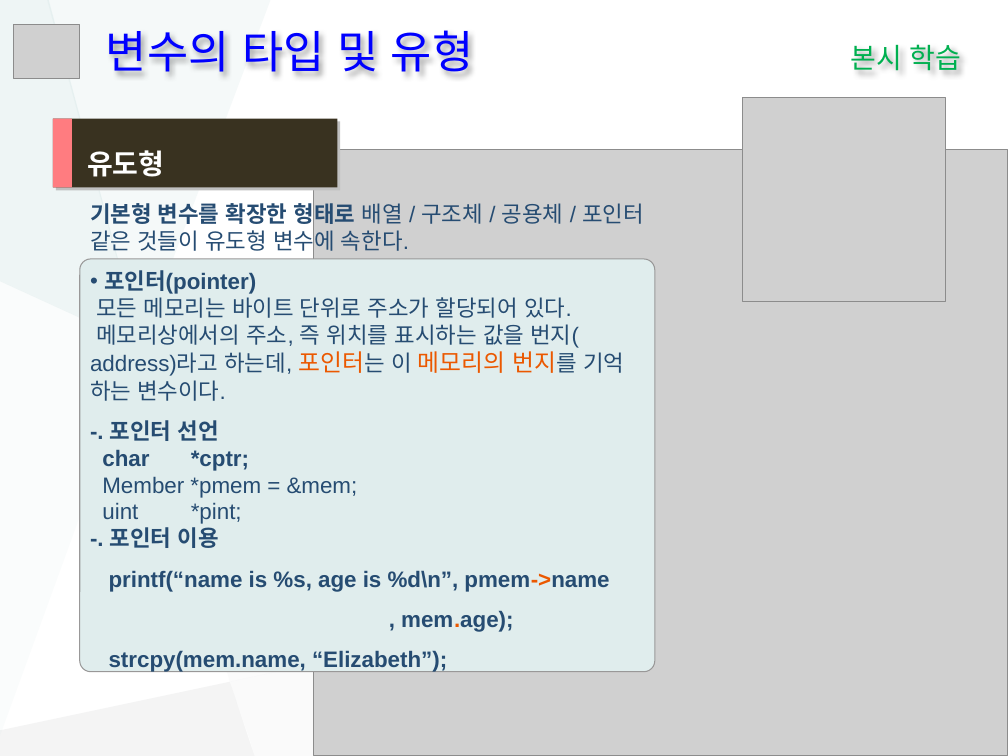
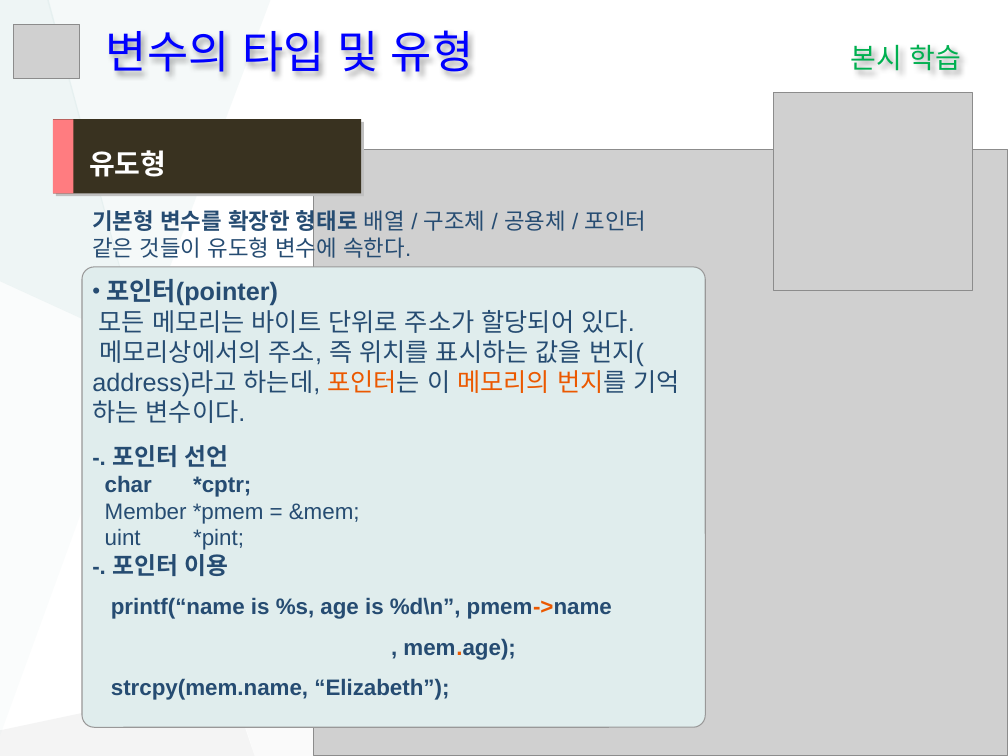
Before and after one commit to nextye/AnsanPC, a slide deck: slide 13 of HRD/nPPT/응용SW어플리케이션.pptx. Drawn at 1008x756 pixels with LibreOffice and Linux fonts; fonts in the diff are those of the drawing; grey boxes stand for pictures. Boxes give left, top, right and bottom in pixels: in the first picture for what was removed or moved away, otherwise in the second. Text is boxed around its words. In the diff, an @@ line names an element or a change of style, - is before the commit and + after.

```diff
--- a/HRD/nPPT/응용SW어플리케이션.pptx
+++ b/HRD/nPPT/응용SW어플리케이션.pptx
@@ rectangle: place and size @@
-rectangle at [53,119,73,187]
+rectangle at [53,119,74,193]
@@ rectangle: place and size @@
-rectangle at [53,119,338,187]
+rectangle at [53,119,362,194]
@@ picture: place and size @@
-picture at [742,98,946,301]
+picture at [774,93,973,291]
@@ rounded rectangle: place and size @@
-rounded rectangle at [80,259,654,671]
+rounded rectangle at [82,267,705,728]
@@ text at [92,279,680,576]: size 16 to 18 pt in "포인터(pointer)", "모든 메모리는 바이트 단위로 주소가 할당되어 있다.", "메모리상에서의 주소, 즉 위치를 표시하는 값을 번지(", "address)라고 하는데, 포인터는 이 번지를 기억" and 1 more places; size 17 to 18 pt in "포인터는 메모리의 번지를"; size 16 to 17 pt in "포인터 선언", "포인터 이용" @@
@@ freeform shape removed at [143,347,664,681] @@
```
Also in this commit, not shown: 15 other slides changed, 1 slide added, 1 slide removed.
